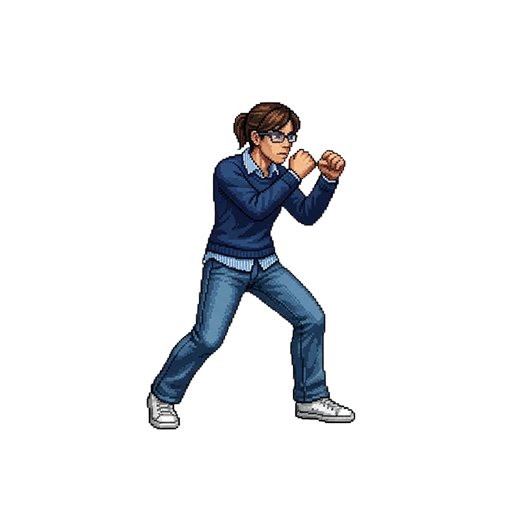
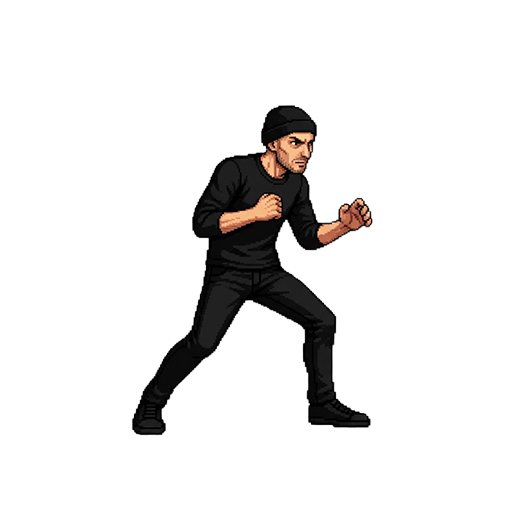
Layered file, before and after one edit (512 x 512). Changes by layer:
added group "PEPPO" with 1 layers above "BARBARA FIOCCA" over [131, 105, 373, 436]
added layer "peppo-ok" in group "PEPPO" over [131, 105, 373, 436]
hid group "BARBARA FIOCCA" (1 layers) over [145, 101, 356, 430]
